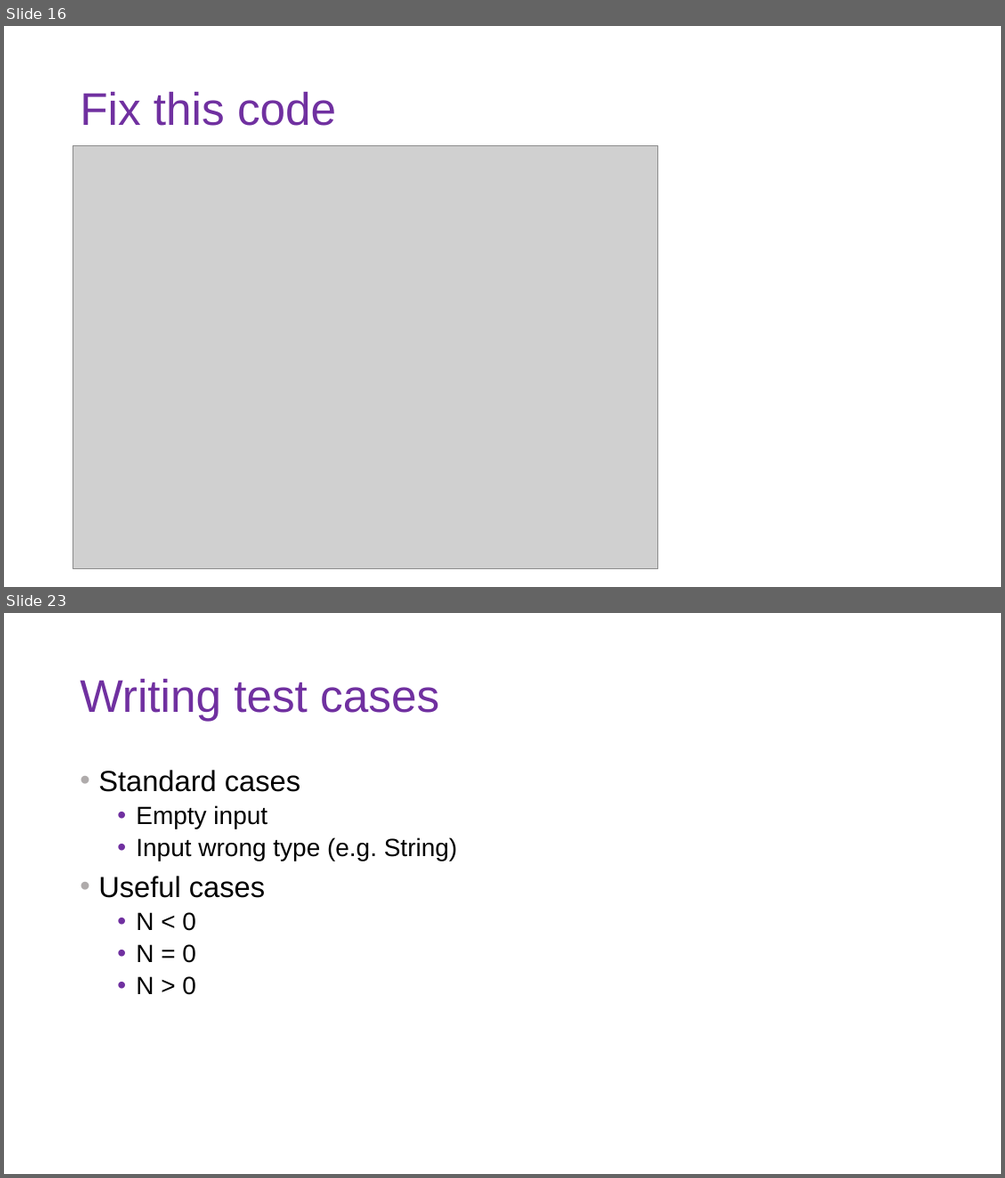
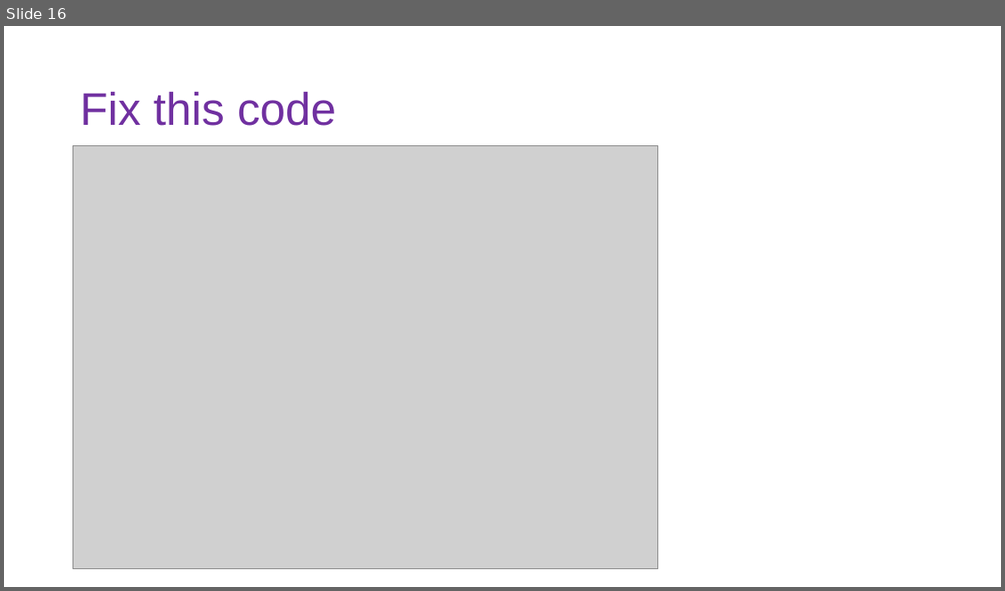
Before and after one commit to DoriMG/SN_python_course, a slide deck: lectures/3_coding_practices.pptx. Shown one above the other, each under a label of ours: slides 16 and 23 before the commit, slide 16 after it; the slides between them are not shown. The pictures are 1005x1178 and 1005x591 pixels, drawn with LibreOffice and Linux fonts; fonts in the diff are those of the drawing; grey boxes stand for pictures. Boxes give left, top, right and bottom in pixels: in the first picture for what was removed or moved away, otherwise in the second. Text is boxed around its words. In the diff, an @@ line names an element or a change of style, - is before the commit and + after.

```diff
--- a/lectures/3_coding_practices.pptx
+++ b/lectures/3_coding_practices.pptx
@@ slide 23 removed at bbox=[4, 613, 1001, 1174], background #FFFFFF @@
@@ title removed at bbox=[80, 679, 439, 721] @@
-Writing test cases
@@ text removed at bbox=[98, 770, 457, 995] @@
-• Standard cases
-  • Empty input
-  • Input wrong type (e.g. String)
-• Useful cases
-  • N < 0
-  • N = 0
-  • N > 0
```
Also in this commit, not shown: 11 other slides removed, 40 other files.
